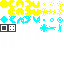
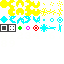
Layered file, before and after one edit (64 x 64). Changes by layer:
painted on "Background" over [left=18, top=25, right=39, bottom=31]
